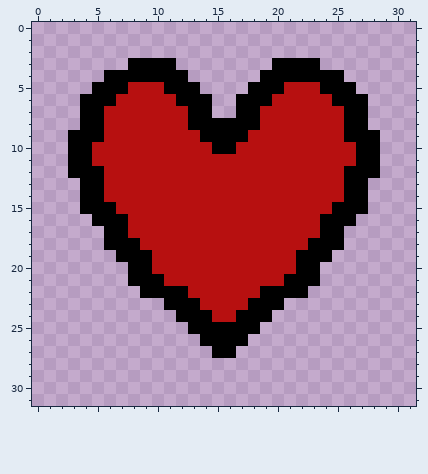
Pixel-art file, stored at Sprite/health.aseprite. Above, as it was before the edit.
32x32 pixels, 1 frame.
New version:
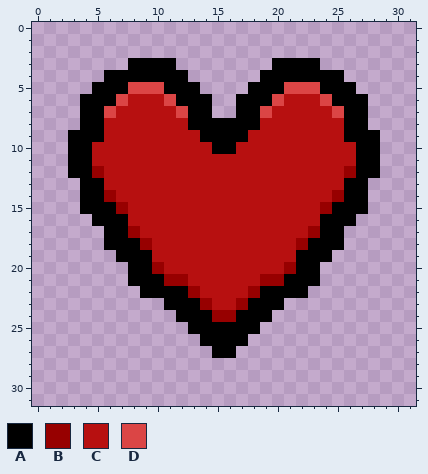
Palette (. is transparent): A #000000  B #970000  C #b71010  D #db4545
Diff:
@@ x 0..31 @@
  4 ......AAAAAAA......AAAAAAA......
- 5 .....AAACCCAAA....AAACCCAAA.....
- 6 ....AAACCCCCAAA..AAACCCCCAAA....
- 7 ....AACCCCCCCAA..AACCCCCCCAA....
+ 5 .....AAADDDAAA....AAADDDAAA.....
+ 6 ....AAADCCCDAAA..AAADCCCDAAA....
+ 7 ....AADCCCCCDAA..AADCCCCCDAA....
  8 ....AACCCCCCCAAAAAACCCCCCCAA....
@@ x 0..31 @@
 11 ...AACCCCCCCCCCCCCCCCCCCCCCAA...
-12 ...AAACCCCCCCCCCCCCCCCCCCCAAA...
+12 ...AABCCCCCCCCCCCCCCCCCCCCBAA...
 13 ....AACCCCCCCCCCCCCCCCCCCCAA....
-14 ....AACCCCCCCCCCCCCCCCCCCCAA....
-15 ....AAACCCCCCCCCCCCCCCCCCAAA....
+14 ....AABCCCCCCCCCCCCCCCCCCBAA....
+15 ....AAABCCCCCCCCCCCCCCCCBAAA....
 16 .....AAACCCCCCCCCCCCCCCCAAA.....
-17 ......AACCCCCCCCCCCCCCCCAA......
-18 ......AAACCCCCCCCCCCCCCAAA......
+17 ......AABCCCCCCCCCCCCCCBAA......
+18 ......AAABCCCCCCCCCCCCBAAA......
 19 .......AAACCCCCCCCCCCCAAA.......
-20 ........AACCCCCCCCCCCCAA........
-21 ........AAACCCCCCCCCCAAA........
-22 .........AAAACCCCCCAAAA.........
-23 ...........AAACCCCAAA...........
-24 ............AAACCAAA............
+20 ........AABCCCCCCCCCCBAA........
+21 ........AAABBCCCCCCBBAAA........
+22 .........AAAABCCCCBAAAA.........
+23 ...........AAABCCBAAA...........
+24 ............AAABBAAA............
 25 .............AAAAAA.............
